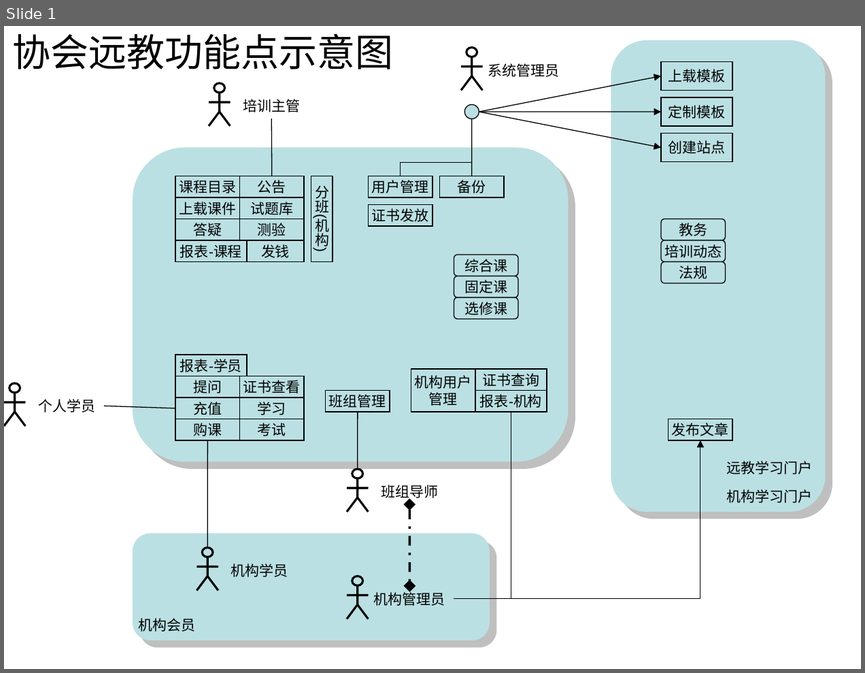
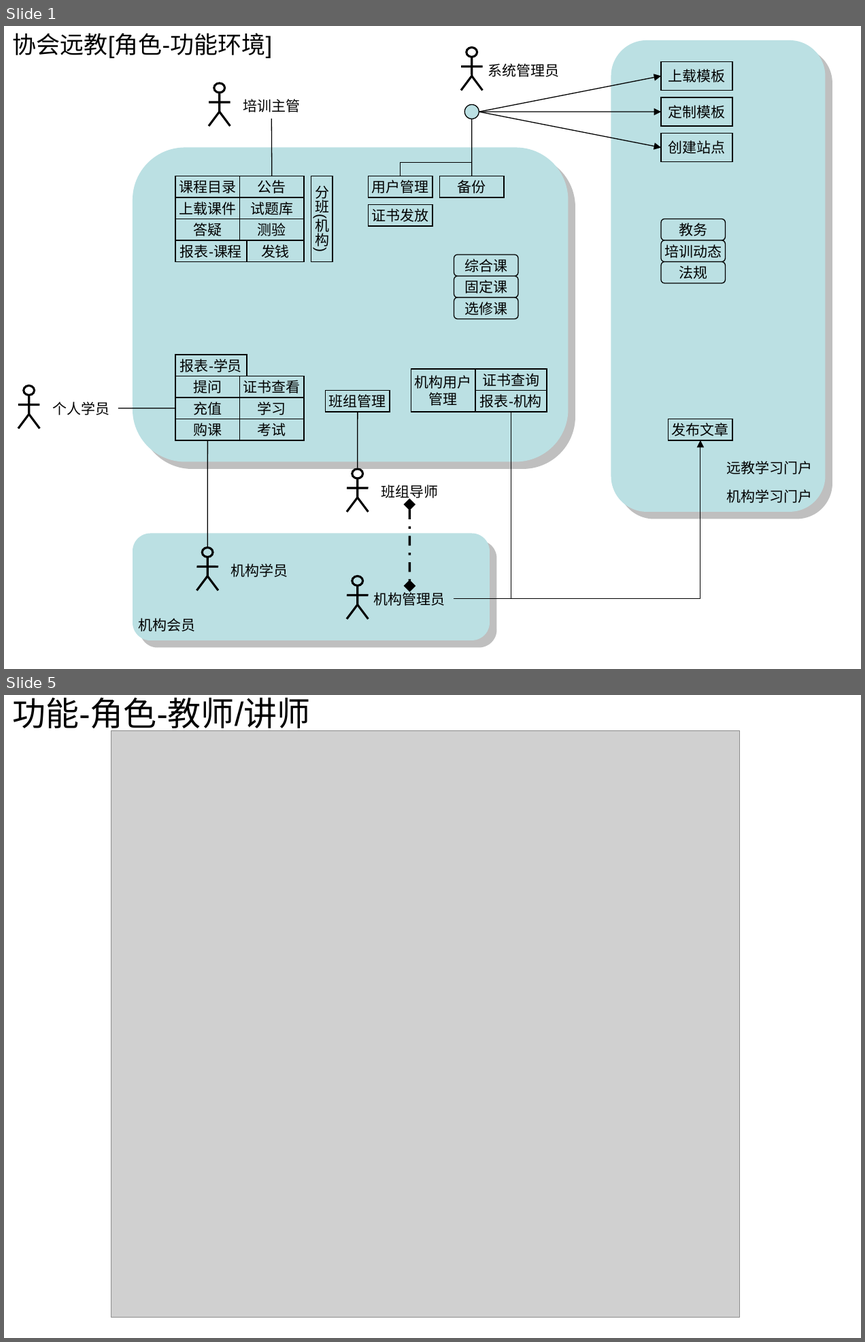
Before and after one commit to huhongjun/mydokeos, a slide deck: docu/Dokeos-lcms.ppt. Shown one above the other, each under a label of ours: slide 1 before the commit, slides 1 and 5 after it; the slides between them are not shown. The pictures are 865x673 and 865x1342 pixels, drawn with LibreOffice and Linux fonts; fonts in the diff are those of the drawing; grey boxes stand for pictures. Boxes give left, top, right and bottom in pixels: in the first picture for what was removed or moved away, otherwise in the second. Text is boxed around its words. In the diff, an @@ line names an element or a change of style, - is before the commit and + after.

```diff
--- a/docu/Dokeos-lcms.ppt
+++ b/docu/Dokeos-lcms.ppt
@@ slide 5 added at (x1=4, y1=695, x2=861, y2=1338), background #FFFFFF @@
@@ title added at (x1=13, y1=697, x2=311, y2=734), 28 pt, text #000000 @@
+功能-角色-教师/讲师
@@ picture added at (x1=111, y1=731, x2=739, y2=1317) @@
@@ slide 1 changed as well @@
@@ title at (x1=13, y1=33, x2=273, y2=59): text changed; size 32 to 20 pt @@
-协会远教功能点示意图
+协会远教[角色-功能环境]
@@ 2 lines, 1 text, 1 ellipse moved together from (x1=4, y1=383, x2=95, y2=412) to (x1=18, y1=385, x2=109, y2=415) @@
@@ line moved from (104, 405) - (175, 408) to (118, 408) - (175, 408) @@
@@ line moved from (14, 412) - (26, 426) to (29, 414) - (18, 428) @@
@@ line moved from (14, 412) - (4, 426) to (29, 414) - (40, 428) @@
```
Also in this commit, not shown: 3 other slides changed, 4 other slides added, 1 slide removed.
